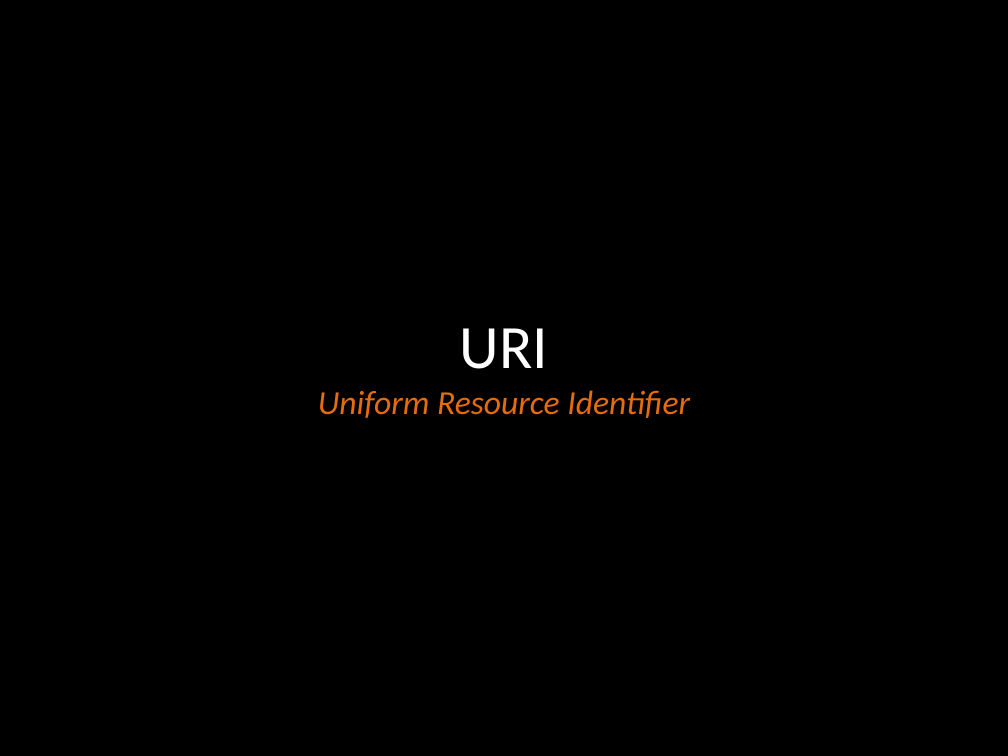
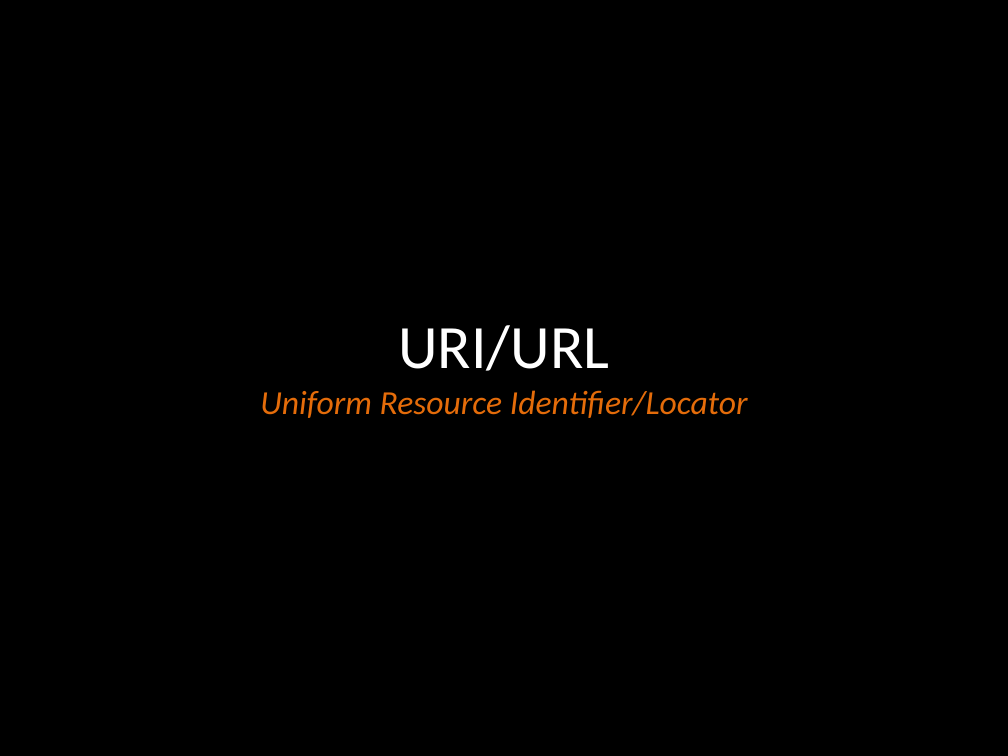
Before and after one commit to micusic/rack2sinatra, a slide deck: slide 9 of From Rack to Sinatra.pptx. Drawn at 1008x756 pixels with LibreOffice and Linux fonts; fonts in the diff are those of the drawing. Boxes give left, top, right and bottom in pixels: in the first picture for what was removed or moved away, otherwise in the second. Text is boxed around its words. In the diff, an @@ line names an element or a change of style, - is before the commit and + after.

Commit message:
update slides

```diff
--- a/From Rack to Sinatra.pptx
+++ b/From Rack to Sinatra.pptx
@@ title at bbox=[260, 325, 748, 418]: text changed @@
-URI
-Uniform Resource Identifier
+URI/URL
+Uniform Resource Identifier/Locator
```
Also in this commit, not shown: 2 other slides changed, 1 slide removed.
